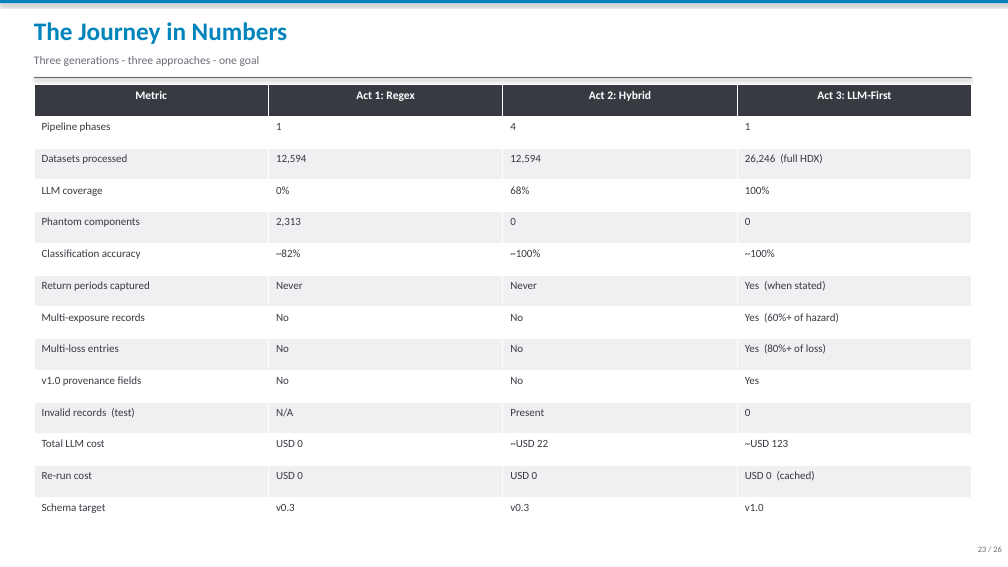
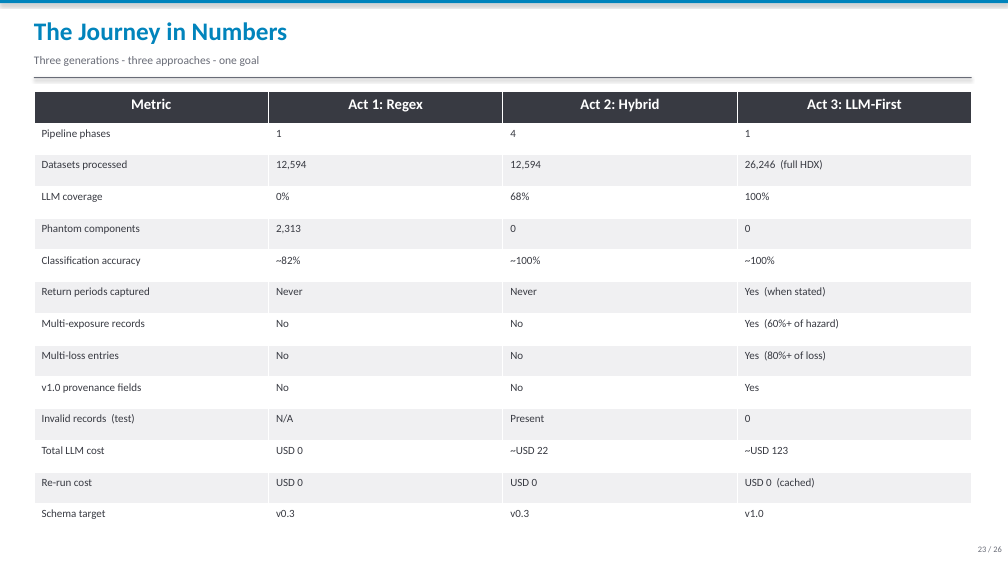
Before and after one commit to bennyistanto/to-rdls, a slide deck: slide 23 of docs/hdx2rdls_journey_20260512.pptx. Drawn at 1008x567 pixels with LibreOffice and Linux fonts; fonts in the diff are those of the drawing. Boxes give left, top, right and bottom in pixels: in the first picture for what was removed or moved away, otherwise in the second. Text is boxed around its words. In the diff, an @@ line names an element or a change of style, - is before the commit and + after.

```diff
--- a/docs/hdx2rdls_journey_20260512.pptx
+++ b/docs/hdx2rdls_journey_20260512.pptx
@@ table at bbox=[34, 91, 972, 536] @@
@@ size 11 to 14 pt in "Metric", "Act 1: Regex", "Act 2: Hybrid", "Act 3: LLM-First" @@
@@ table: place and size @@
-table at bbox=[34, 85, 972, 529]
+table at bbox=[34, 91, 972, 536]
```
Also in this commit, not shown: 25 other slides changed, 26 other files.
